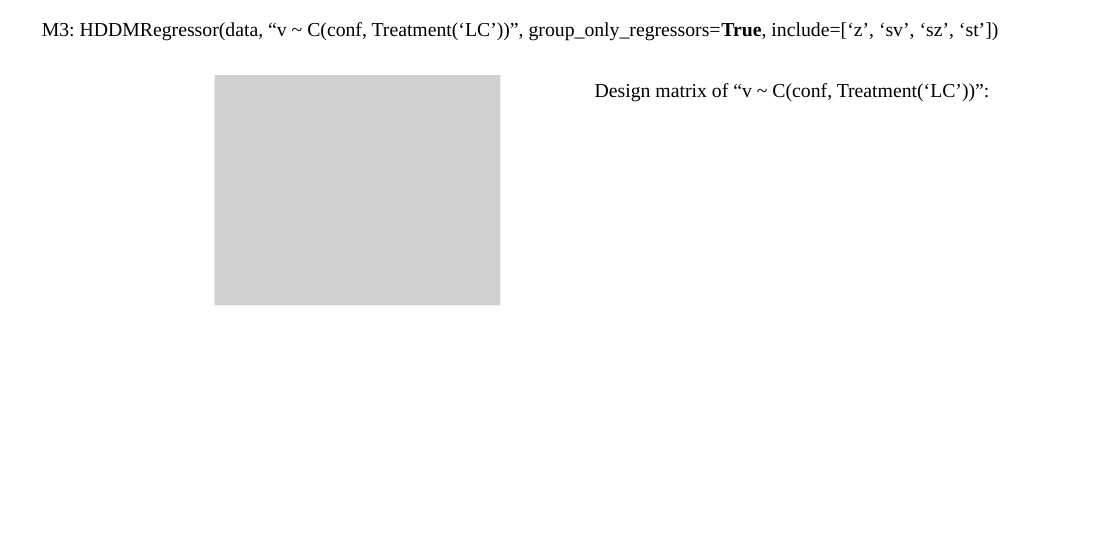
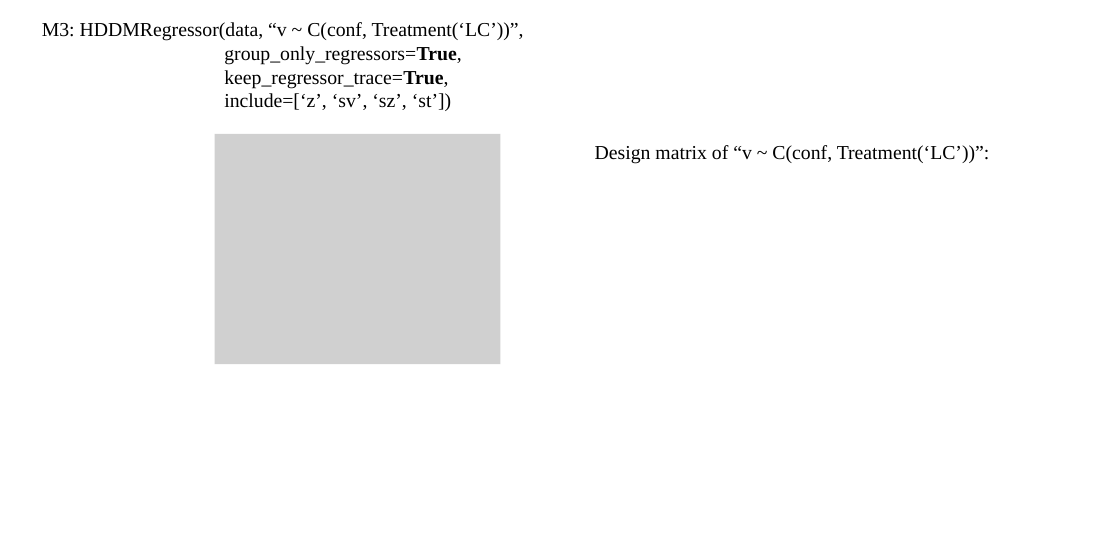
Before and after one commit to hcp4715/dockerHDDM_Guide, a slide deck: slide 7 of tutorial/Model_graph.pptx. Drawn at 1120x560 pixels with LibreOffice and Linux fonts; fonts in the diff are those of the drawing; grey boxes stand for pictures. Boxes give left, top, right and bottom in pixels: in the first picture for what was removed or moved away, otherwise in the second. Text is boxed around its words. In the diff, an @@ line names an element or a change of style, - is before the commit and + after.

```diff
--- a/tutorial/Model_graph.pptx
+++ b/tutorial/Model_graph.pptx
@@ text at [42, 22, 524, 111]: text changed @@
-M3: HDDMRegressor(data, “v ~ C(conf, Treatment(‘LC’))”, group_only_regressors=True, include=[‘z’, ‘sv’, ‘sz’, ‘st’])
+M3: HDDMRegressor(data, “v ~ C(conf, Treatment(‘LC’))”,
+group_only_regressors=True,
+keep_regressor_trace=True,
+include=[‘z’, ‘sv’, ‘sz’, ‘st’])
@@ picture: place and size @@
-picture at [215, 75, 501, 305]
+picture at [215, 134, 501, 364]
@@ text "Design matrix of “v ~ ...": place and size @@
-text "Design matrix of “v ~ ..." at [595, 83, 990, 102]
+text "Design matrix of “v ~ ..." at [595, 145, 990, 164]
```
Also in this commit, not shown: 2 other slides changed, 43 other files.
